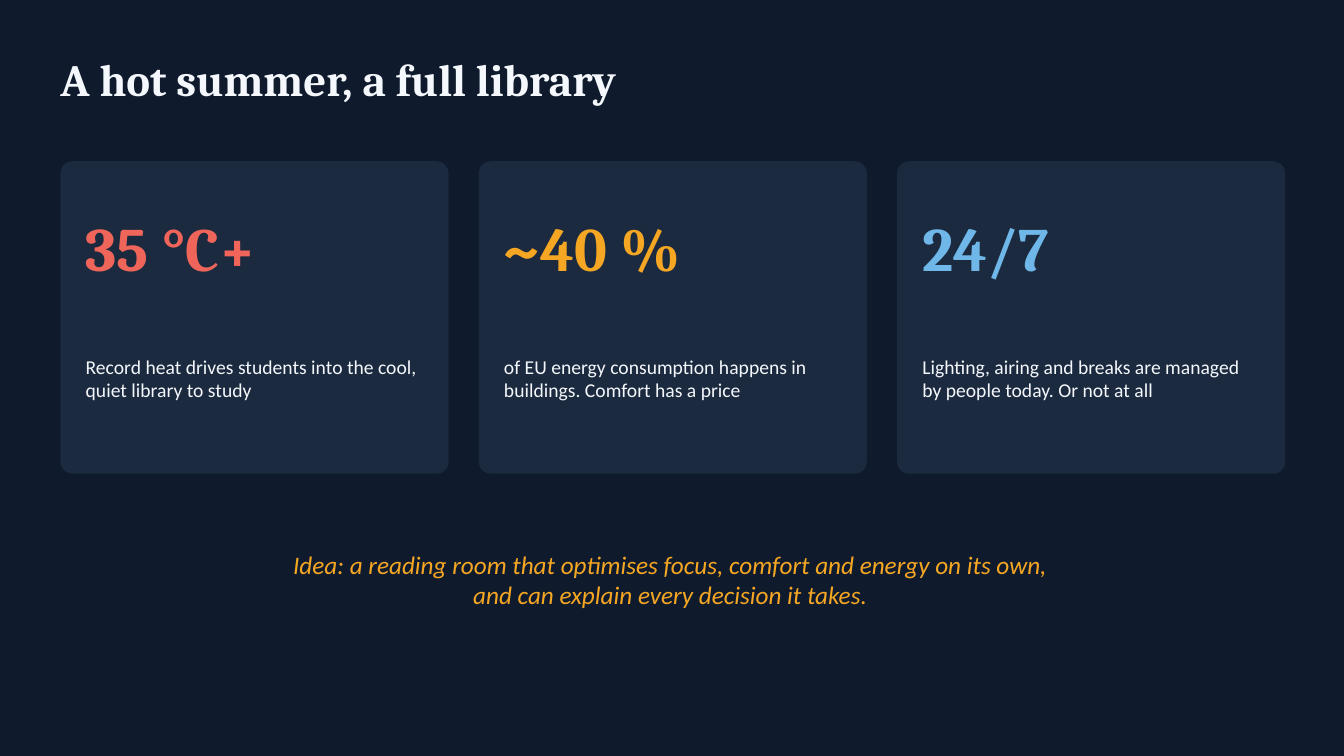
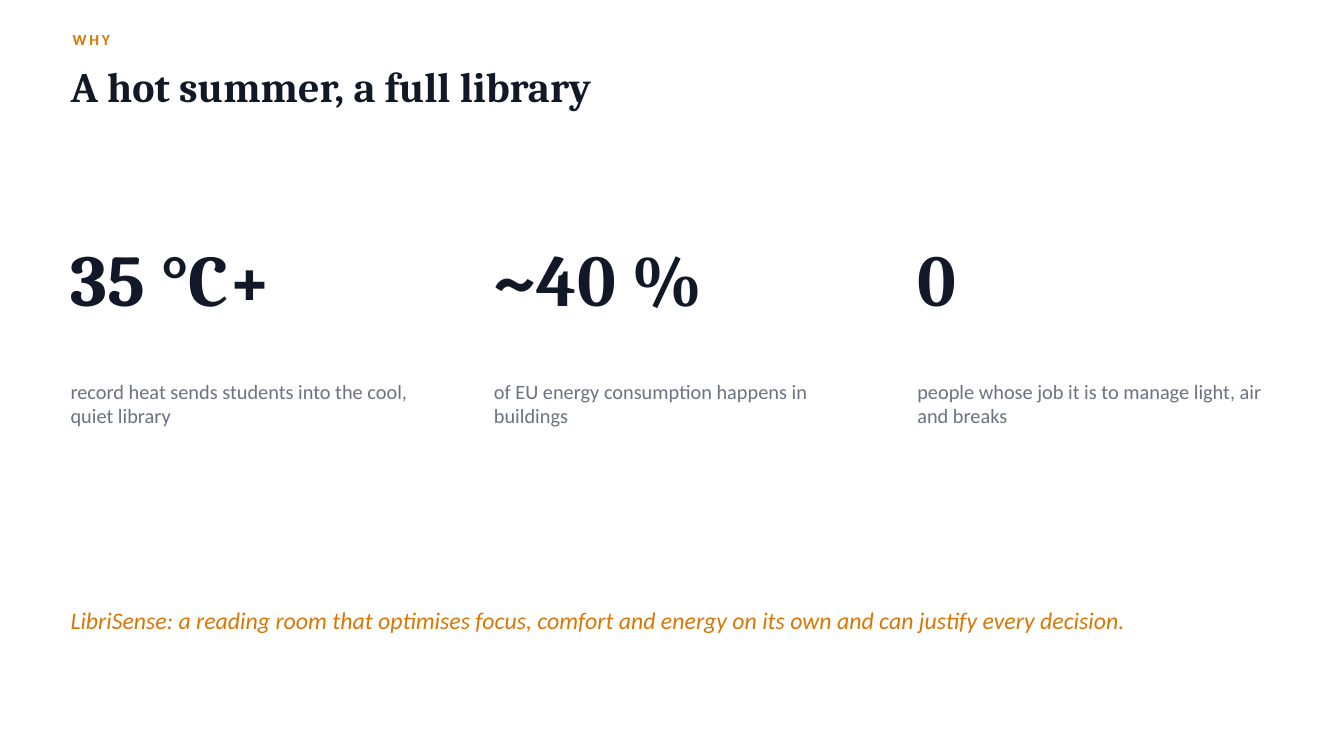
Before and after one commit to Dennis1911/librisense-smart-library, a slide deck: slide 2 of docs/presentation/LibriSense_Demo.pptx. Drawn at 1344x756 pixels with LibreOffice and Linux fonts; fonts in the diff are those of the drawing. Boxes give left, top, right and bottom in pixels: in the first picture for what was removed or moved away, otherwise in the second. Text is boxed around its words. In the diff, an @@ line names an element or a change of style, - is before the commit and + after.

```diff
--- a/docs/presentation/LibriSense_Demo.pptx
+++ b/docs/presentation/LibriSense_Demo.pptx
@@ background #0F1B2D to #FFFFFF @@
@@ text "A hot summer, a full ..." moved from (x1=60, y1=64, x2=616, y2=106) to (x1=71, y1=72, x2=591, y2=112) @@
@@ text "A hot summer, a full ..." at (x1=71, y1=72, x2=591, y2=112): size 32 to 30 pt, text colour #F4F7FB to #111827 @@
@@ text added at (x1=73, y1=35, x2=110, y2=45), 11 pt, text #D97706, bold @@
+WHY
@@ rounded rectangle removed at (x1=60, y1=161, x2=449, y2=474) @@
@@ rounded rectangle removed at (x1=479, y1=161, x2=867, y2=474) @@
@@ rounded rectangle removed at (x1=897, y1=161, x2=1286, y2=474) @@
@@ text "35 °C+" moved from (x1=86, y1=229, x2=257, y2=272) to (x1=71, y1=256, x2=272, y2=307) @@
@@ text "35 °C+" at (x1=71, y1=256, x2=272, y2=307): size 44 to 52 pt, text colour #F0655A to #111827 @@
@@ text "~40 %" moved from (x1=504, y1=229, x2=607, y2=272) to (x1=494, y1=256, x2=616, y2=307) @@
@@ text "~40 %" at (x1=494, y1=256, x2=616, y2=307): size 44 to 52 pt, text colour #F5A623 to #111827 @@
@@ text removed at (x1=922, y1=228, x2=1049, y2=280) @@
-24/7
@@ text added at (x1=917, y1=256, x2=956, y2=307), 52 pt, text #111827, bold @@
+0
@@ text at (x1=71, y1=385, x2=407, y2=426): text changed; size 14 to 14.5 pt; text colour #F4F7FB to #6B7280 @@
-Record heat drives students into the cool, quiet library to study
+record heat sends students into the cool, quiet library
@@ text at (x1=494, y1=385, x2=807, y2=427): text changed; size 14 to 14.5 pt; text colour #F4F7FB to #6B7280 @@
-of EU energy consumption happens in buildings. Comfort has a price
+of EU energy consumption happens in buildings
@@ text added at (x1=917, y1=385, x2=1261, y2=423), 14.5 pt, text #6B7280 @@
+people whose job it is to manage light, air and breaks
@@ text removed at (x1=922, y1=360, x2=1239, y2=400) @@
-Lighting, airing and breaks are managed by people today. Or not at all
@@ text at (x1=71, y1=612, x2=1124, y2=633): text changed; size 18 to 17 pt; text colour #F5A623 to #D97706 @@
-Idea: a reading room that optimises focus, comfort and energy on its own,
-and can explain every decision it takes.
+LibriSense: a reading room that optimises focus, comfort and energy on its own and can justify every decision.
```
Also in this commit, not shown: 5 other slides changed, 3 slides added, 2 slides removed, 1 other file.
